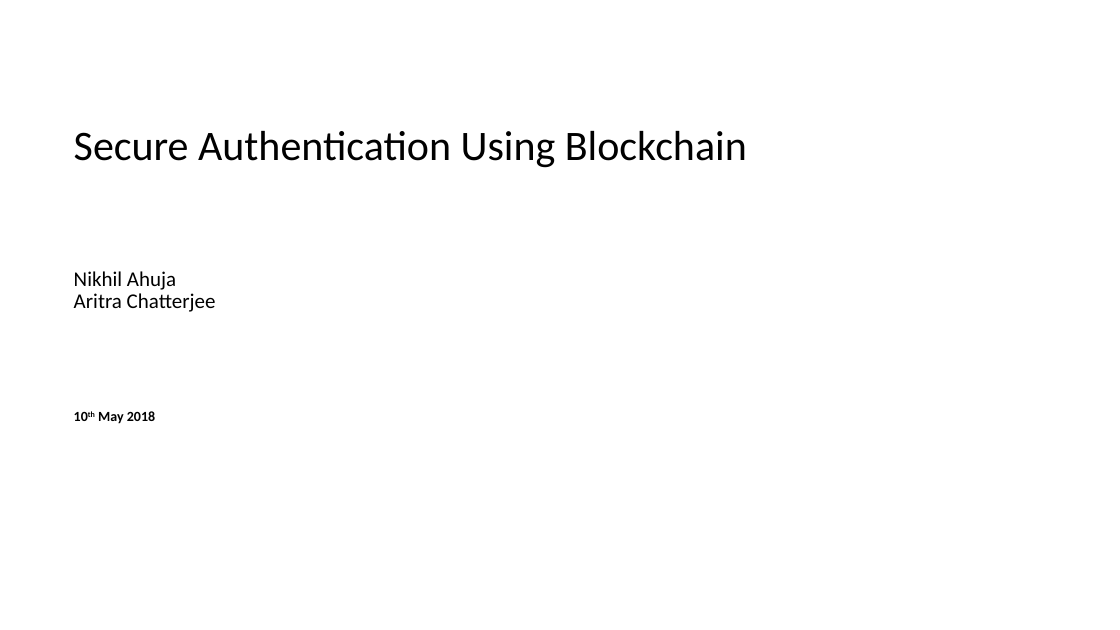
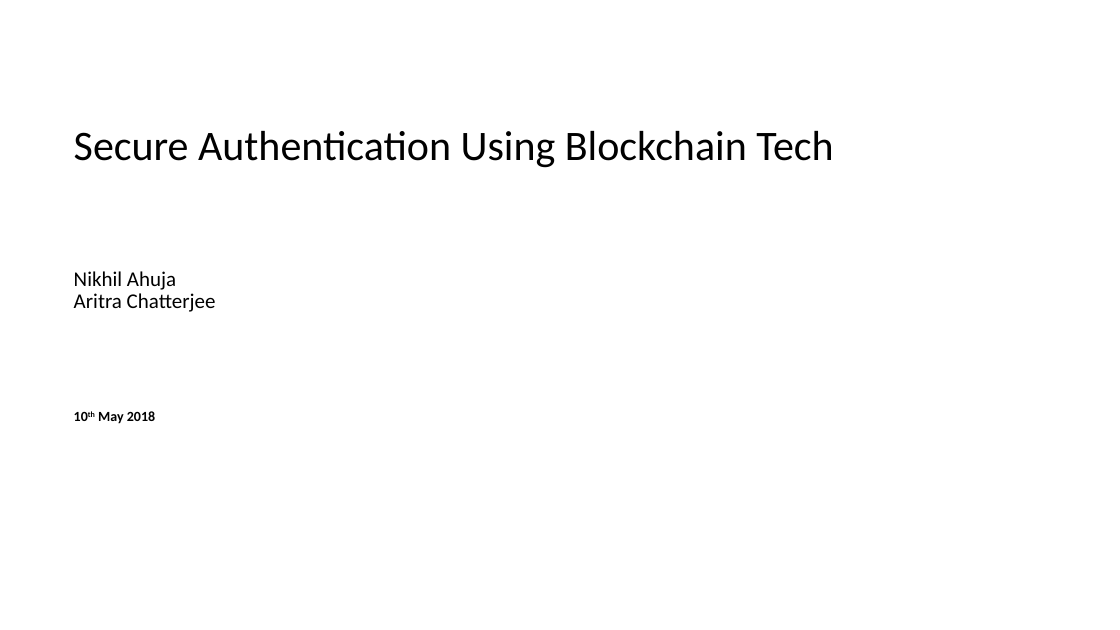
Before and after one commit to aritrac/identity-server, a slide deck: slide 1 of Secure_Auth_Using_Blockchain.pptx. Drawn at 1120x630 pixels with LibreOffice and Linux fonts; fonts in the diff are those of the drawing; background and template pictures are left out. Boxes give left, top, right and bottom in pixels: in the first picture for what was removed or moved away, otherwise in the second. Text is boxed around its words. In the diff, an @@ line names an element or a change of style, - is before the commit and + after.

Commit message:
Added edited presentation

```diff
--- a/Secure_Auth_Using_Blockchain.pptx
+++ b/Secure_Auth_Using_Blockchain.pptx
@@ title at (74, 131, 833, 168): text changed @@
-Secure Authentication Using Blockchain
+Secure Authentication Using Blockchain Tech
```
